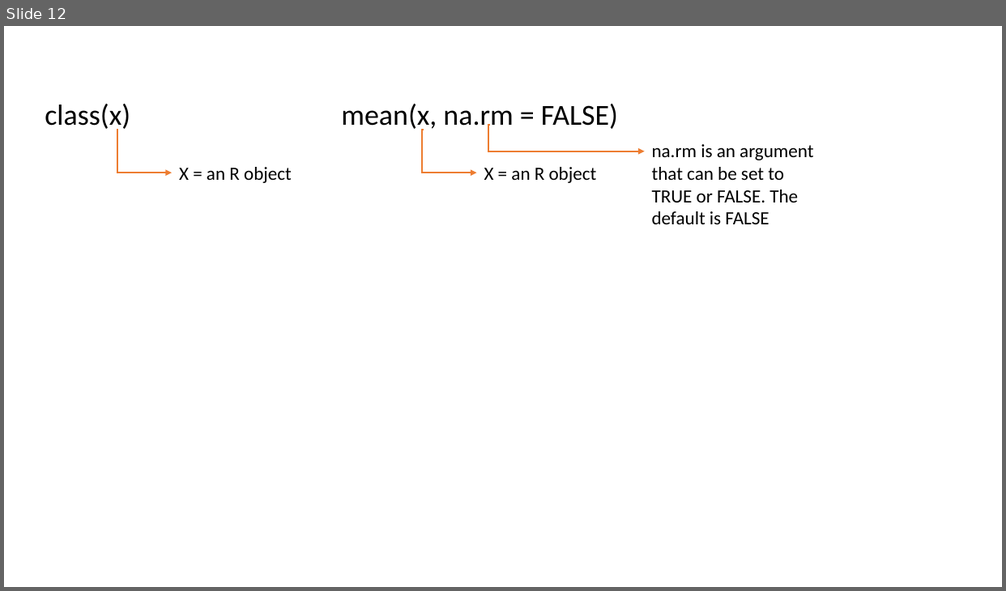
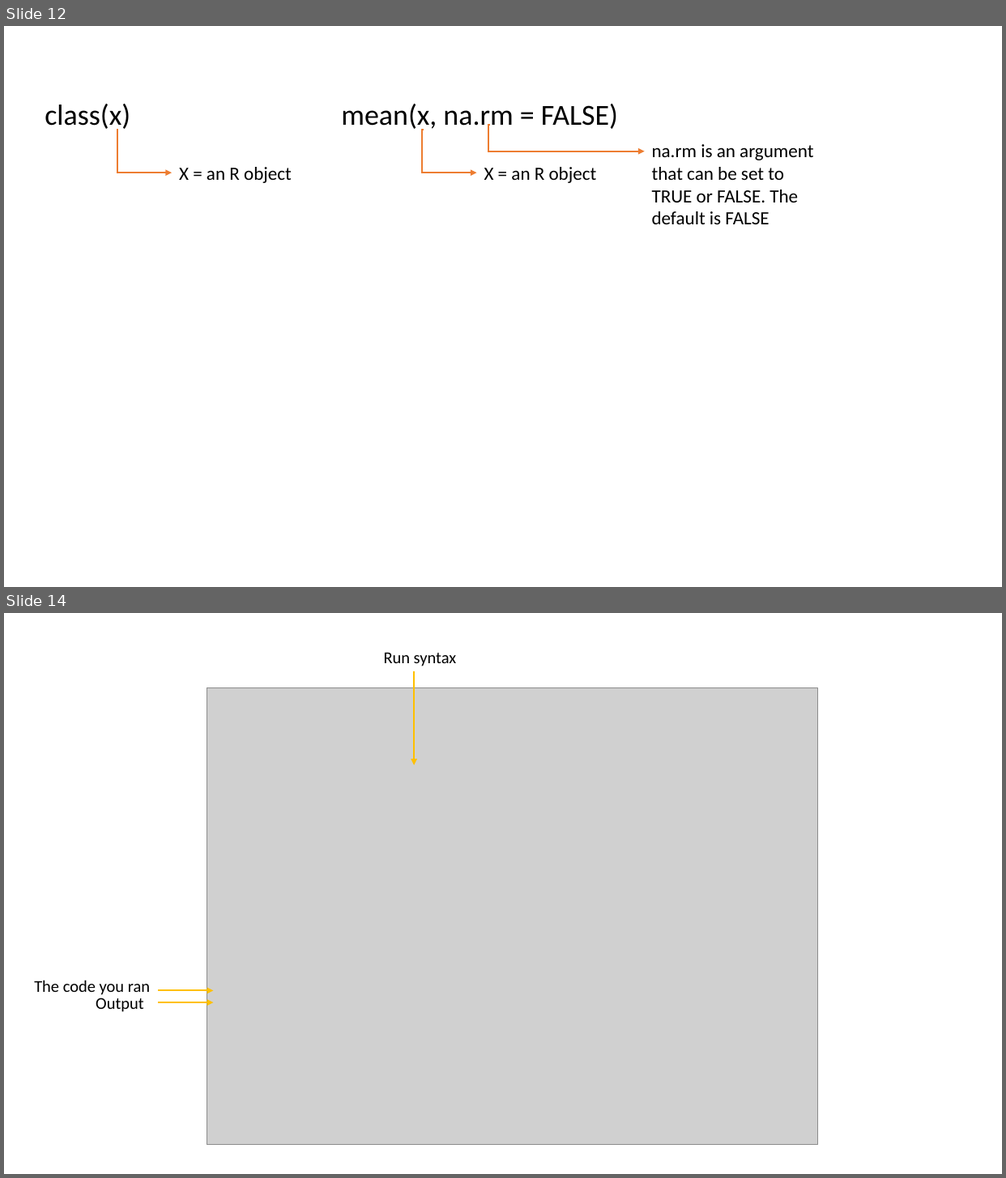
Before and after one commit to Cghlewis/schoen-workshop-series, a slide deck: rslides/img/syntax.pptx. Shown one above the other, each under a label of ours: slide 12 before the commit, slides 12 and 14 after it; the slides between them are not shown. The pictures are 1006x591 and 1006x1178 pixels, drawn with LibreOffice and Linux fonts; fonts in the diff are those of the drawing; grey boxes stand for pictures. Boxes give left, top, right and bottom in pixels: in the first picture for what was removed or moved away, otherwise in the second. Text is boxed around its words. In the diff, an @@ line names an element or a change of style, - is before the commit and + after.

```diff
--- a/rslides/img/syntax.pptx
+++ b/rslides/img/syntax.pptx
@@ slide 14 added at bbox=[4, 613, 1002, 1174], background #FFFFFF @@
@@ text added at bbox=[384, 653, 457, 666], 16 pt, text #000000 @@
+Run syntax
@@ arrow added from (414, 671) to (414, 765), #FFC000 1.5 pt @@
@@ picture added at bbox=[206, 688, 818, 1145] @@
@@ text added at bbox=[34, 980, 150, 995], 16 pt, text #000000 @@
+The code you ran
@@ text added at bbox=[96, 995, 143, 1012], 16 pt, text #000000 @@
+Output
@@ arrow added from (158, 991) to (214, 991), #FFC000 1.5 pt @@
@@ arrow added from (158, 1003) to (214, 1003), #FFC000 1.5 pt @@
```
Also in this commit, not shown: 3 other slides added, 33 other files.
